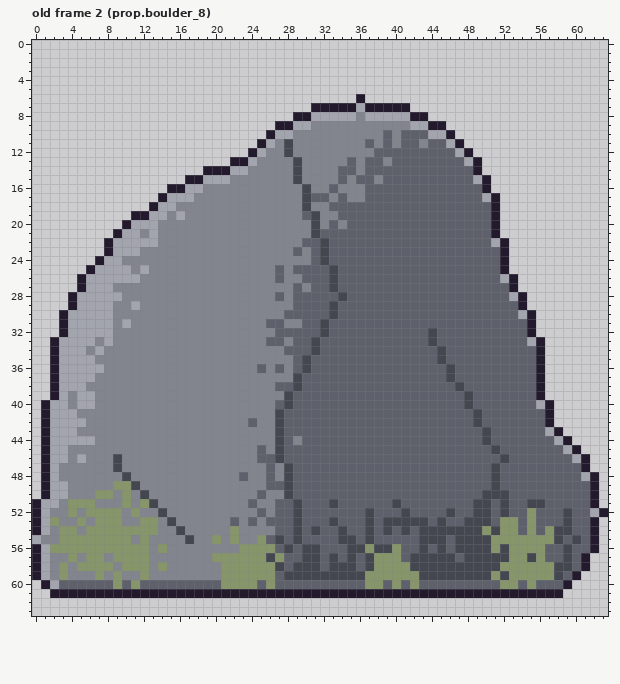
Pixel-art file, stored at assets/aseprite/props_huge.aseprite. The picture above was drawn from the file before the commit.
64x64 pixels, 3 frames. Colours within 5 levels of each other are drawn and written as one. Shown: old frame 2 (prop.boulder_8).
The same view after the edit:
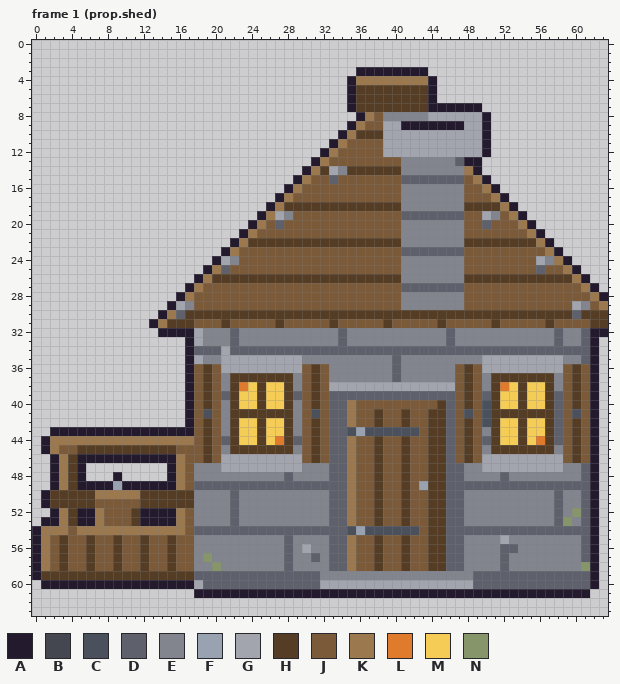
Palette (. is transparent): A #241a2e  B #444650  C #4a515c  D #5e606c  E #82848e  F #99a2b0  G #a2a4ae  H #553d25  J #7a5a38  K #9c784e  L #e07a2c  M #f5cc55  N #86966a
A new or re-ordered frame is compared with the old frame closest to it.
What changed:
frames 3 -> 4
Changed rows in their new state; - is an unchanged pixel.
Frame 1 (prop.shed) is new; against old frame 2 (prop.boulder_8):
first column x 0:
 3 ------------------------------------AAAAAAAA--------------------
 4 -----------------------------------AKKKKKKKKA-------------------
 5 -----------------------------------AHHHHHHHHA-------------------
 6 -----------------------------------AHHHHHHHHA-------------------
 7 -------------------------------....-HHHHHHHHAAAAAA--------------
 8 -----------------------------.......AKJEEEEEGGGGGGA-------------
 9 ---------------------------........AKJJGGAAA--AAGGA-------------
10 --------------------------........AKHHHGGGGG--GGGGA-------------
11 -------------------------........AKJJJJGGGGGGG-GGGA-------------
12 ------------------------........AKJJJJJGGGGGGGG-GGA-------------
13 ----------------------.........AKJJJJJJJJEEEEEE-A---------------
14 -------------------...........AKHGEHHHHHHEEEEEEEK---------------
15 -----------------............AKJJDJJJJJJJ-------JK--------------
16 ---------------.............AKJJJJJJJJJJJEEEEEEEJJKA------------
17 --------------.............AKJJJJJJJJJJJJEEEEEEEJJJKA-----------
18 -------------.............AKHHHHHHHHHHHHHEEEEEEEHHHHKA----------
19 -----------..............AKG-JJJJJJJJJJJJ-------JJGEJKA---------
20 ----------..............AKJDJJJJJJJJJJJJJEEEEEEEJJ-JJJKA--------
21 ---------..............AKJJJJJJJJJJJJJJJJEEEEEEEJJJJJJJKA-------
22 --------..............AKHHHHHHHHHHHHHHHHHEEEEEEEHHHHHHHHKA------
23 --------.............AKJJJJJJJJJJJJJJJJJJ-------JJJJJJJJJKA-----
24 -------.............AG-JJJJJJJJJJJJJJJJJJEEEEEEEJJJJJJJJGEKA----
25 ------.............AKDJJJJJJJJJJJJJJJJJJJEEEEEEEJJJJJJJJDJJKA---
26 -----.............AKHHHHHHHHHHHHHHHHHHHHHEEEEEEEHHHHHHHHHHHHKA--
27 -----............AKJJJJJJJJJJJJJJJJJJJJJJ-------JJJJJJJJJJJJJKA-
28 ----............AKJJJJJJJJJJJJJJJJJJJJJJJEEEEEEEJJJJJJJJJJJJJJKA
29 ----...........AG-JJJJJJJJJJJJJJJJJJJJJJJEEEEEEEJJJJJJJJJJJJGEJK
30 ---...........AKDHHHHHHHHHHHHHHHHHHHHHHHHHHHHHHHHHHHHHHHHHHHDHHH
31 ---..........AKHHHJJJHJJJJJHJJJJJHJJJJJHJJJJJHJJJJJHJJJJJHJJJJHH
32 ---...........AAAAG---D----EEEEEEE-EEEEEEEEEEE-EEEEEEEEEEEDEEDAA
33 --...............AG---D---EE-EEEEE-EEEEEEEEEEE-EEEEEEEEEEEDEEDA-
34 --...............ADDDGDDDDDD---D-------------D----------DDDDDDA-
35 --...............AG--GGGGGGGGGEEEEEEEEEE-EEEEEEEEEGGGGGGGGGEEDA-
36 --...............AJHJGGGGGGGGGJHJEEEEEEE-EEEEEEJHJGGGGGGGGGJHJA-
37 --...............AJHJ-HHHHHHHEJHJEEEEEEE-EEEEEEJHJEHHHHHHHEJHJA-
38 --...............AJHJ-HLMHMMHEJHJGGGGGGGGGGGGGGJHJEHLMHMMHEJHJA-
39 --...............AJHJDHMMHMMH-JHJ--------------JHJ-HMMHMMHDJHJA-
40 -................AJHJ-HMMHMMHEJHJ--KJJJJJJJJJH-JHJCHMMHMMHDJHJA-
41 -................AJCJ-HHHHHHHEJCJ--KJJHJJHJJHH-JCJCHHHHHHHDJCJA-
42 -................AJHJ-HMMHMMHEJHJ--KJJHJJHJJHH-JHJCHMMHMMHDJHJA-
43 -.AAAAAAAAAAAAAAAAJHJ-HMMHMMHEJHJ--CFCCCCCCJHH-JHJEHMMHMMHDJHJA-
44 --KKKKKKKKKKKKKKKKJHJDHMMHMLHDJHJ--KJJHJJHJJHH-JHJDHMMHMLHDJHJA-
45 --KJJHHHHHHHHHHHJJJHJ-HHHHHHHEJHJ--KJJHJJHJJHH-JHJEHHHHHHHEJHJA-
46 -.AKHAAAAAAAAAAAKJJHJGGGGGGGGGJHJ--KJJHJJHJJHH-JHJGGGGGGGGGJHJA-
47 -.AKHA.........AKJ---GGGGGGGGGEEE--KJJHJJHJJHH--EEGGGGGGGGGEEDA-
48 -.AKHA...A.....AKJ-----E--E-DEEEE--KJJHJJHJJHH--EEEE-EEEEEEEED--
49 -.AKHAAAAFAAAAAAKJDDDDDDDD--D------KJJHJJHJFHH-----D------------
50 --HHHHHKKKKKHHHHHH----D--E--EEEEE--KJJHJJHJJHH--EEEEEEEEEE-EE---
51 .AHHHHHJJJJJHHHHHH----D-E--EEEEEED-KJJHJJHJJHH--EEEEEEEEEE-EE---
52 ..AKHAAKJJJHAAAAKJ----D--E-EEEEEE--KJJHJJHJJHHD-EEEEEEEEEE-EN-A.
53 .AAKHAAKJJJHAAAAKJ------E-EEEEEEED-KJJHJJHJJHH--EEEEEEEEEE-NE---
54 -KKKJKKKKKKKKKKKKJDDDDDDDDD--D-D--DCFCCCCCCJHHDDDDDDDD-D-DDD----
55 AKJHJJHJJHJJHJJHJJ--E-E--EEE-EEEE-DKJJHJJHJJHH-DEEEEGEEEEEEEE---
56 -KJHJJHJJHJJHJJHJJ-----EEEEEDEGEE--KJJHJJHJJHH-DEEEEDDEEEEEEE---
57 -KJHJJHJJHJJHJJHJJ-NEEEEEEEE-EEDED-KJJHJJHJJHHD-EEEEDEEEEEEEEDA-
58 -KJHJJHJJHJJHJJHJJ--NEEEEEEE-EEEEDDKJJHJJHJJHHDDEEEEDEEEEEEEENA-
59 -HHHHHHHHHHHHHHHHHDDDDDDDDD-DDDDEEEEEEEEEEEEEEEEEDDDDDDDDDD-DDA-
60 --AAAAAAAAAAAAAAAAG--DDDD-D-----GGGGGGGGGGGGGGGGG---DD-D---DDDA-
61 --................-----------------------------------------AAA--
